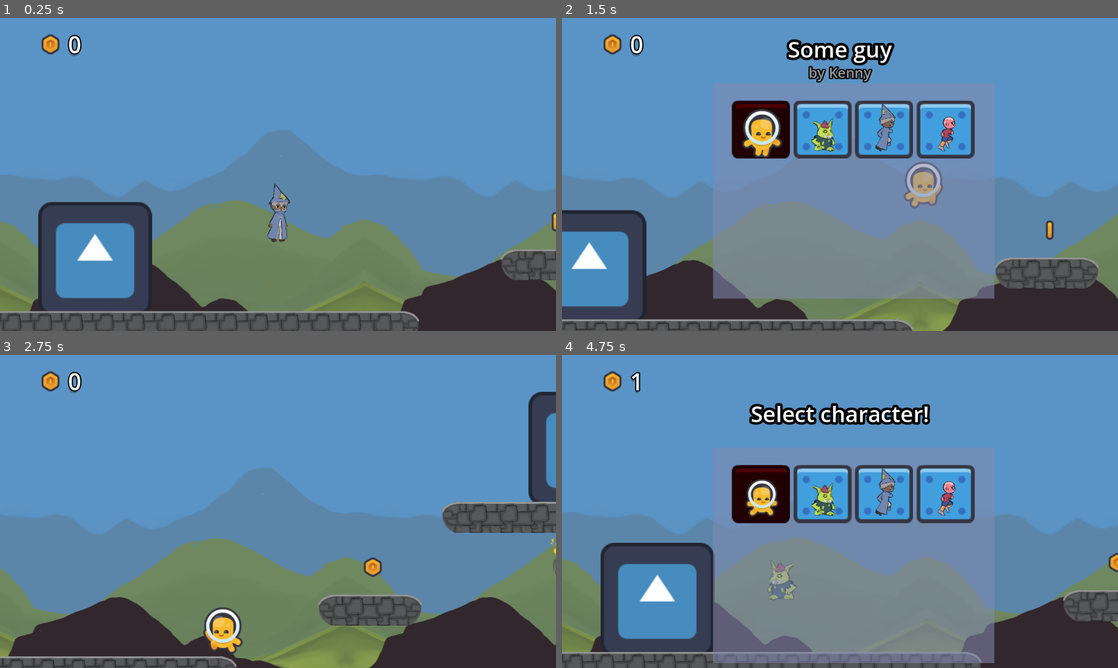
Above: before the commit, frames 1-4 (two rows, left to right).
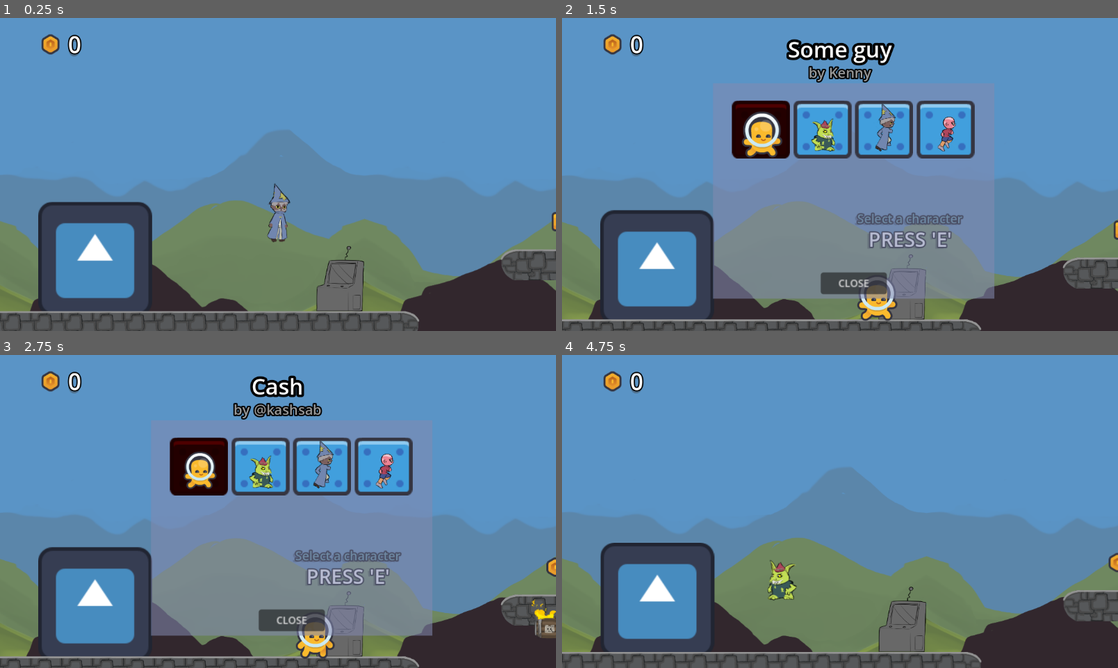
Above: after the commit, the same moments.

Repository: SpaceMoreDev/MarchHotel_Game
Game: Godot game, scene res://main.tscn
Two runs of this game, one before a commit and one after it. Both use one fixed random seed, a clock stepped at 60 frames per second and the inputs below. The engine's default icon, where the game draws it, is replaced by a stand-in: a white triangle on a blue panel in a dark square.
Inputs (mouse positions are in pixels of both pictures, inside the frame that each line leads up to):
- Up to frame 1 (0.25 s): no input
- Up to frame 2 (1.5 s): tap Enter (ui_accept) at 0.5, 0.77 s; move the mouse to (962, 158) at 0.52 s; hold Q (CharacterSelect) 0.53-1.28 s; hold Right (ui_right) from 0.53 s (still down); click (962, 158) at 0.67 s; tap E (Enter) at 0.8, 1.25, 1.35 s; move the mouse to (762, 130) at 1.27 s; click (762, 130) at 1.42 s
- Up to frame 3 (2.75 s): tap Enter (ui_accept) at 1.52 s; tap Q (CharacterSelect) at 1.55 s; tap E (Enter) at 2, 2.3 s; move the mouse to (333, 442) at 2.02 s; release Right (ui_right) at 2.03 s; hold Left (ui_left) from 2.03 s (still down); hold F (Attack) from 2.03 s (still down)
- Up to frame 4 (4.75 s): tap E (Enter) at 2.75, 3.5 s; move the mouse to (812, 574) at 2.77 s; release Left (ui_left) at 2.78 s; release F (Attack) at 2.78 s; hold Right (ui_right) 2.78-4.28 s; tap Q (CharacterSelect) at 2.85, 4.55 s; click (812, 574) at 2.92 s; tap Enter (ui_accept) at 3.02, 3.77, 4.52 s; move the mouse to (823, 467) at 3.52 s; hold E (Enter) 3.53-4.28 s; click (823, 467) at 3.67 s; move the mouse to (884, 467) at 4.27 s; hold Left (ui_left) from 4.28 s (still down); tap 0 (Leave) at 4.35 s; click (884, 467) at 4.42 s

The runs differ from the first frame. In frame 1, 1.1% of the frame differs, in the area x 56-66%, y 72-94%; in frame 2, 16%; in frame 3, 36%, in the area x 0-100%, y 6-100%; in frame 4, 26%.

Commit message:
added character select machine to hub

Diff:
--- a/Assets/Animated Characters/Giga/Giga_Frames.tres
+++ b/Assets/Animated Characters/Giga/Giga_Frames.tres
@@ -154,5 +154,5 @@
 }],
 "loop": true,
 "name": &"Run",
-"speed": 5.0
+"speed": 10.0
 }]
--- a/Scenes/CharacterSelect/character_selection.tscn
+++ b/Scenes/CharacterSelect/character_selection.tscn
@@ -99,3 +99,21 @@
 [node name="TextureRect4" parent="TextureRect/VBoxContainer/HBoxContainer" unique_id=1466816311 groups=["CharacterSelectionSlot"] instance=ExtResource("2_u2xlq")]
 layout_mode = 2
 characteData = ExtResource("5_3v07y")
+
+[node name="Button" type="Button" parent="TextureRect" unique_id=1152192243]
+layout_mode = 1
+anchors_preset = 7
+anchor_left = 0.5
+anchor_top = 1.0
+anchor_right = 0.5
+anchor_bottom = 1.0
+offset_left = -36.537262
+offset_top = -26.243912
+offset_right = 36.537262
+offset_bottom = -4.9082794
+grow_horizontal = 2
+grow_vertical = 0
+theme_override_font_sizes/font_size = 11
+text = "CLOSE"
+
+[connection signal="button_down" from="TextureRect/Button" to="." method="_on_button_button_down"]
--- a/Scripts/CharacterSelectionScreen.gd
+++ b/Scripts/CharacterSelectionScreen.gd
@@ -1,4 +1,6 @@
 extends Control
+
+class_name CharacterSelect
 
 var slots : Array
 var chosen_character_slot : CharacterSlot
@@ -39,10 +41,16 @@
 func deactivate():
 	create_tween().tween_property(self, "global_position", Vector2(555,925),.2)
 
-func _input(event: InputEvent) -> void:
-	if event.is_action_pressed("CharacterSelect"):
-		flipflop = !flipflop
-		if flipflop:
-			activate()
-		else:
-			deactivate()
+#func _input(event: InputEvent) -> void:
+	#if event.is_action_pressed("CharacterSelect"):
+		#flipflop = !flipflop
+		#if flipflop:
+			#activate()
+		#else:
+			#deactivate()
+
+
+func _on_button_button_down() -> void:
+	deactivate()
+	Global.get_player().self_active = true
+	$TextureRect/Button.focus_mode = 0
--- /dev/null
+++ b/Scripts/cs_machine.gd
@@ -0,0 +1,29 @@
+extends Area2D
+
+var character_selector : CharacterSelect
+var is_in_range : bool = false
+
+var player : Player
+
+# Called when the node enters the scene tree for the first time.
+func _ready() -> void:
+	character_selector = get_tree().get_first_node_in_group("CharacterSelect_Menu")
+
+func _on_body_entered(body: Node2D) -> void:
+	if body is Player:
+		player = body
+		is_in_range = true
+		$AnimationPlayer.play("fade_in")
+
+func _on_body_exited(body: Node2D) -> void:
+	if body is Player:
+		body.self_active = true
+		is_in_range = false
+		character_selector.deactivate()
+		$AnimationPlayer.play_backwards("fade_in")
+
+func _input(event: InputEvent) -> void:
+	if is_in_range:
+		if event.is_action_pressed("Enter"):
+			player.self_active = false
+			character_selector.activate()
--- a/main.tscn
+++ b/main.tscn
@@ -11,6 +11,48 @@
 [ext_resource type="PackedScene" uid="uid://dg7m6lve24ayr" path="res://Scenes/minigameB_fishing.tscn" id="11_dg77c"]
 [ext_resource type="PackedScene" uid="uid://mu46pjxa4p7e" path="res://Scenes/coin.tscn" id="11_efxa6"]
 [ext_resource type="PackedScene" uid="uid://cnnt1oe0ql2bk" path="res://Scenes/backstreet.tscn" id="12_dg77c"]
+[ext_resource type="Script" uid="uid://befw3w5j7t2ya" path="res://Scripts/cs_machine.gd" id="12_w48qg"]
+[ext_resource type="Texture2D" uid="uid://ucmht5wjw20p" path="res://Assets/CS_Machine.png" id="12_ycdy4"]
+
+[sub_resource type="CircleShape2D" id="CircleShape2D_dg77c"]
+radius = 195.1815
+
+[sub_resource type="Animation" id="Animation_kek77"]
+length = 0.001
+tracks/0/type = "value"
+tracks/0/imported = false
+tracks/0/enabled = true
+tracks/0/path = NodePath("msg:modulate")
+tracks/0/interp = 1
+tracks/0/loop_wrap = true
+tracks/0/keys = {
+"times": PackedFloat32Array(0),
+"transitions": PackedFloat32Array(1),
+"update": 0,
+"values": [Color(1, 1, 1, 0)]
+}
+
+[sub_resource type="Animation" id="Animation_4c57u"]
+resource_name = "fade_in"
+length = 0.5
+tracks/0/type = "value"
+tracks/0/imported = false
+tracks/0/enabled = true
+tracks/0/path = NodePath("msg:modulate")
+tracks/0/interp = 1
+tracks/0/loop_wrap = true
+tracks/0/keys = {
+"times": PackedFloat32Array(0, 0.5),
+"transitions": PackedFloat32Array(1, 1),
+"update": 0,
+"values": [Color(1, 1, 1, 0), Color(1, 1, 1, 1)]
+}
+
+[sub_resource type="AnimationLibrary" id="AnimationLibrary_ycdy4"]
+_data = {
+&"RESET": SubResource("Animation_kek77"),
+&"fade_in": SubResource("Animation_4c57u")
+}
 
 [node name="Main" type="Node2D" unique_id=881412835]
 
@@ -60,7 +102,7 @@
 
 [node name="CanvasLayer" type="CanvasLayer" parent="." unique_id=1923107672]
 
-[node name="CharacterSelection" parent="CanvasLayer" unique_id=537147222 instance=ExtResource("9_4c57u")]
+[node name="CharacterSelection" parent="CanvasLayer" unique_id=537147222 groups=["CharacterSelect_Menu"] instance=ExtResource("9_4c57u")]
 offset_top = 601.0
 offset_bottom = 641.0
 
@@ -77,3 +119,79 @@
 position = Vector2(2666, 636)
 message = "Try fishing! click on the bubbles with the mouse, once clicked you have to successed the quick time event. this one has no end."
 scene_to_transition_to = ExtResource("11_dg77c")
+
+[node name="CS_Machine" type="Area2D" parent="." unique_id=958671564]
+position = Vector2(825.9999, 680)
+scale = Vector2(0.51999754, 0.51999754)
+collision_mask = 2
+script = ExtResource("12_w48qg")
+
+[node name="msg" type="Control" parent="CS_Machine" unique_id=2071566279]
+modulate = Color(1, 1, 1, 0)
+layout_mode = 3
+anchors_preset = 0
+offset_left = -19.230625
+offset_top = -240.38574
+offset_right = 20.769375
+offset_bottom = -200.38574
+scale = Vector2(2.13, 2.13)
+
+[node name="Label" type="Label" parent="CS_Machine/msg" unique_id=2027881195]
+layout_mode = 1
+anchors_preset = 8
+anchor_left = 0.5
+anchor_top = 0.5
+anchor_right = 0.5
+anchor_bottom = 0.5
+offset_left = -32.5
+offset_top = -11.5
+offset_right = 32.5
+offset_bottom = 11.5
+grow_horizontal = 2
+grow_vertical = 2
+theme_override_colors/font_shadow_color = Color(0, 0, 0, 0.31500003)
+theme_override_constants/shadow_offset_x = -5
+theme_override_constants/shadow_offset_y = 3
+theme_override_constants/outline_size = 9
+theme_override_font_sizes/font_size = 37
+text = "PRESS 'E'"
+horizontal_alignment = 1
+vertical_alignment = 1
+
+[node name="Label2" type="Label" parent="CS_Machine/msg" unique_id=1968947221]
+layout_mode = 1
+anchors_preset = 8
+anchor_left = 0.5
+anchor_top = 0.5
+anchor_right = 0.5
+anchor_bottom = 0.5
+offset_left = -221.0
+offset_top = -73.30884
+offset_right = 221.0
+offset_bottom = -22.308834
+grow_horizontal = 2
+grow_vertical = 2
+theme_override_colors/font_color = Color(0.34833792, 0.55080736, 0.5954776, 1)
+theme_override_colors/font_shadow_color = Color(0, 0, 0, 0.31500003)
+theme_override_constants/shadow_offset_x = -5
+theme_override_constants/shadow_offset_y = 3
+theme_override_constants/outline_size = 9
+theme_override_font_sizes/font_size = 23
+text = "Select a character"
+horizontal_alignment = 1
+vertical_alignment = 2
+
+[node name="CsMachine" type="Sprite2D" parent="CS_Machine" unique_id=1775342432]
+z_index = 1
+scale = Vector2(1.0000001, 1.0000001)
+texture = ExtResource("12_ycdy4")
+
+[node name="CollisionShape2D" type="CollisionShape2D" parent="CS_Machine" unique_id=1893689988]
+scale = Vector2(1.0000002, 1.0000002)
+shape = SubResource("CircleShape2D_dg77c")
+
+[node name="AnimationPlayer" type="AnimationPlayer" parent="CS_Machine" unique_id=1971787724]
+libraries/ = SubResource("AnimationLibrary_ycdy4")
+
+[connection signal="body_entered" from="CS_Machine" to="CS_Machine" method="_on_body_entered"]
+[connection signal="body_exited" from="CS_Machine" to="CS_Machine" method="_on_body_exited"]
Binary file added: Assets/CS_Machine.png
Not shown, added: Assets/CS_Machine.png.import
Not shown, added: Scripts/cs_machine.gd.uid
